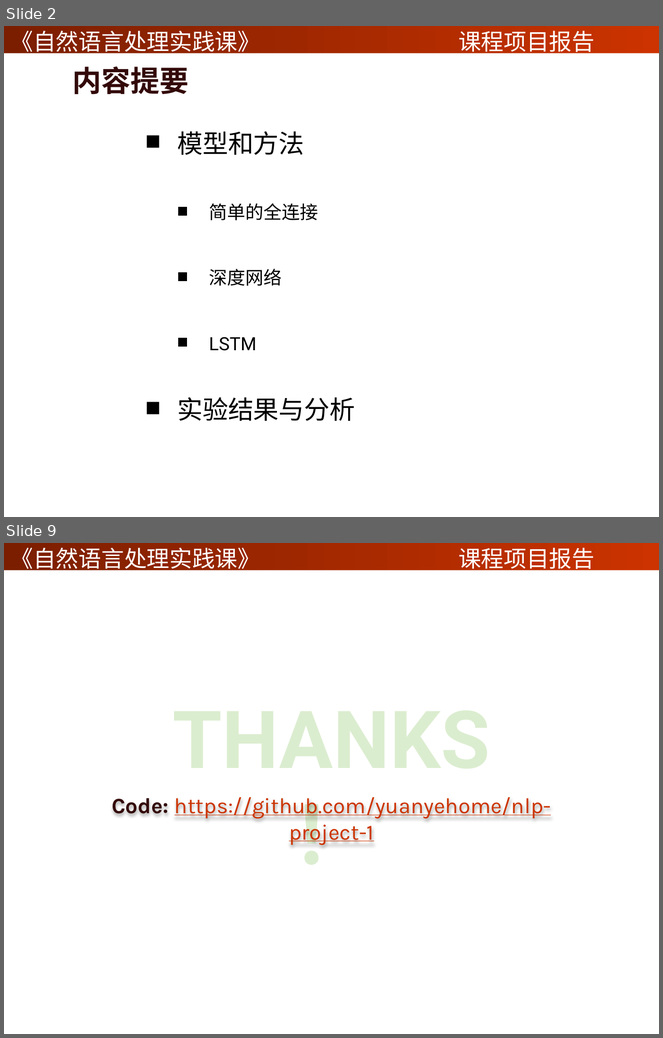
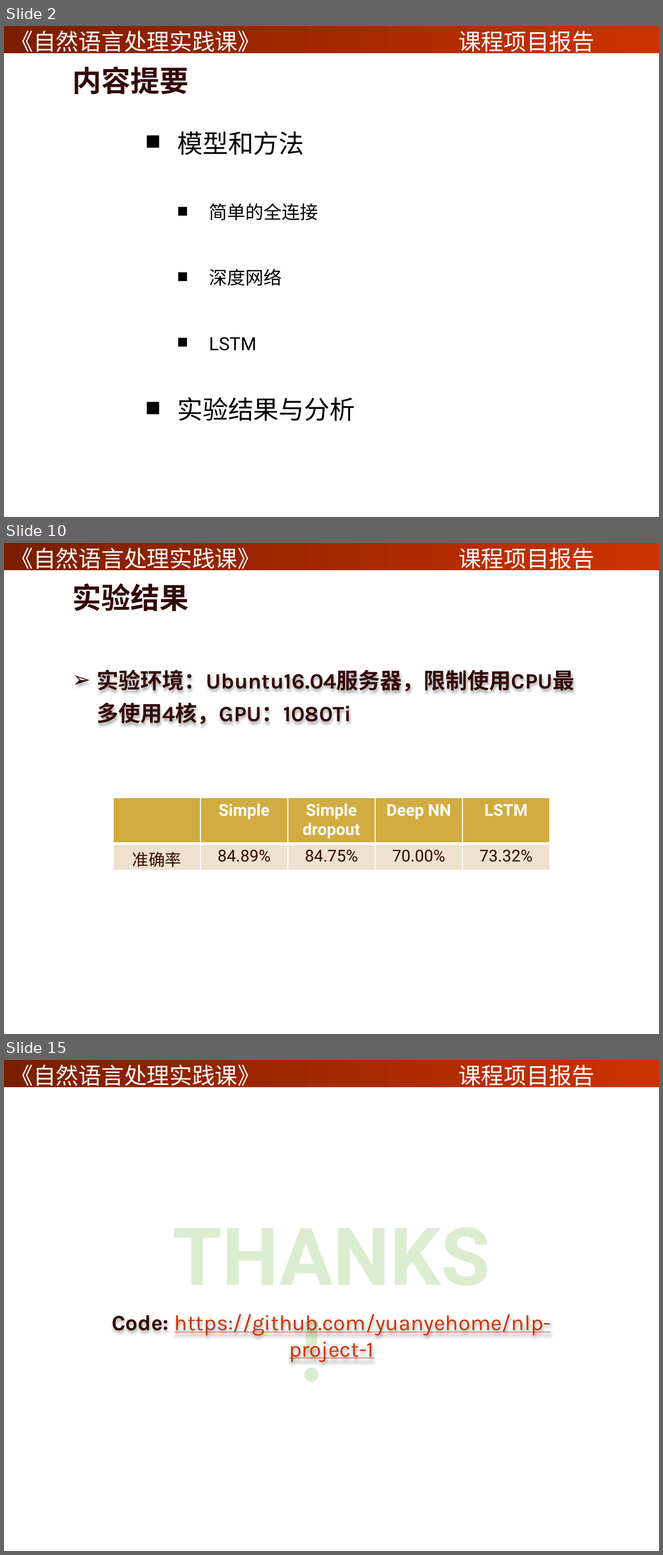
Before and after one commit to yuanyehome/nlp-project-1, a slide deck: report2.pptx. Shown one above the other, each under a label of ours: slides 2 and 9 before the commit, slides 2, 10 and 15 after it; the slides between them are not shown. The pictures are 663x1038 and 663x1555 pixels, drawn with LibreOffice and Linux fonts; fonts in the diff are those of the drawing; background and template pictures are left out. Boxes give left, top, right and bottom in pixels: in the first picture for what was removed or moved away, otherwise in the second. Text is boxed around its words. In the diff, an @@ line names an element or a change of style, - is before the commit and + after.

```diff
--- a/report2.pptx
+++ b/report2.pptx
@@ slide 10 added at box(4, 543, 659, 1034), background picture (left out); not listed: 3 template elements that a slide beside it also shows @@
@@ title added at box(73, 584, 189, 611), 32 pt, text #330909, bold @@
+实验结果
@@ text added at box(97, 670, 575, 725), 24 pt, text #330909, bold @@
+➢ 实验环境：Ubuntu16.04服务器，限制使用CPU最多使用4核，GPU：1080Ti
@@ table added at box(113, 798, 549, 873), 2 rows, 5 columns @@
+ | Simple | Simple / dropout | Deep NN | LSTM
+准确率 | 84.89% | 84.75% | 70.00% | 73.32%
@@ what was slide 9 is now slide 15 @@
```
Also in this commit, not shown: 6 slides changed, 5 other slides added.
